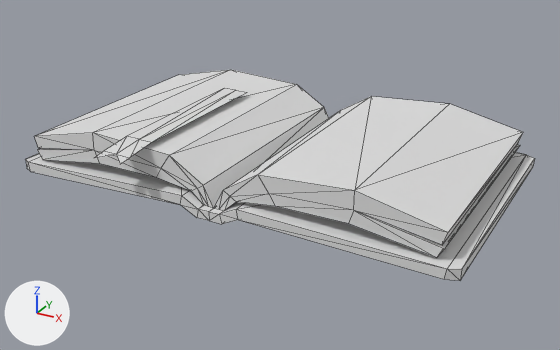
A saved change to the glTF model models/ultimate-pack/low-poly-10/m/fantasy-book-open.glb.
Before and after are seen from a 50 mm lens placed at (0.661, -1.172, 0.575), pointed at (0.038, -0.04, 0.009). Arrows for +X, +Y and +Z are at lower left; the lights stay in place. The older version comes first. Mesh edges are drawn as thin lines. Where no turn or scale is listed for an object, it has been applied to the vertices.

The scene before the commit, as lines of its bpy script (objects in view):
```python
mat_15_brown_white = principled_material('15 BROWN-WHITE')
mat_15_brown_white.base_color = (0.8, 0.8, 0.8)  # white #e7e7e7
mat_15_brown_white.metallic = 0.4
mat_15_brown_white.roughness = 1.0
mat_17_grey_darkest = principled_material('17 GREY-DARKEST')
mat_17_grey_darkest.base_color = (0.8, 0.8, 0.8)  # white #e7e7e7
mat_17_grey_darkest.metallic = 0.4
mat_17_grey_darkest.roughness = 1.0
mat_25_red_darkest = principled_material('25 RED-DARKEST')
mat_25_red_darkest.base_color = (0.8, 0.8, 0.8)  # white #e7e7e7
mat_25_red_darkest.metallic = 0.4
mat_25_red_darkest.roughness = 1.0
mat_26_red_dark = principled_material('26 RED-DARK')
mat_26_red_dark.base_color = (0.8, 0.8, 0.8)  # white #e7e7e7
mat_26_red_dark.metallic = 0.4
mat_26_red_dark.roughness = 1.0
me_book_open = bpy.data.meshes.new('book-open')
me_book_open.from_pydata(...)  # 118 vertices, 210 faces; spans x -0.414..0.414, y -0.299..0.24, z 0.0..0.107
# faces by material slot: [40, 44, 116, 10]
me_book_open.materials.append(mat_25_red_darkest)  # white #e7e7e7
me_book_open.materials.append(mat_26_red_dark)  # white #e7e7e7
me_book_open.materials.append(mat_15_brown_white)  # white #e7e7e7
me_book_open.materials.append(mat_17_grey_darkest)  # white #e7e7e7
ob_book_open = bpy.data.objects.new('book-open', me_book_open)
ob_book_open.location = (0.017, 0.0, 0.0)
```
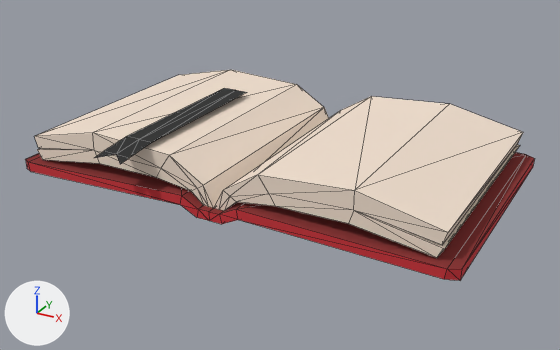
Pixel boxes [x1, y1, x2, y2] of what changed, in the pictures (560 x 350 px):
'book-open', recoloured, surface changed (white to pale yellow): [26, 70, 534, 280] in both

The change, as a list of edits to the scene's bpy script:
```text
Change mat_25_red_darkest:
    mat_25_red_darkest.metallic: 0.4 -> 0.0
    mat_25_red_darkest.base_color: (0.8, 0.8, 0.8) -> (0.235, 0.0222, 0.0222)  # white #e7e7e7 -> red #852929
Change mat_26_red_dark:
    mat_26_red_dark.base_color: (0.8, 0.8, 0.8) -> (0.591, 0.0296, 0.0395)  # white #e7e7e7 -> red #ca3038
Change mat_15_brown_white:
    mat_15_brown_white.metallic: 0.4 -> 0.0
    mat_15_brown_white.base_color: (0.8, 0.8, 0.8) -> (0.888, 0.745, 0.624)  # white #e7e7e7 -> pale yellow #f2e0cf
Change mat_17_grey_darkest:
    mat_17_grey_darkest.metallic: 0.4 -> 0.0
    mat_17_grey_darkest.base_color: (0.8, 0.8, 0.8) -> (0.0222, 0.0222, 0.0222)  # white #e7e7e7 -> black #292929
```
